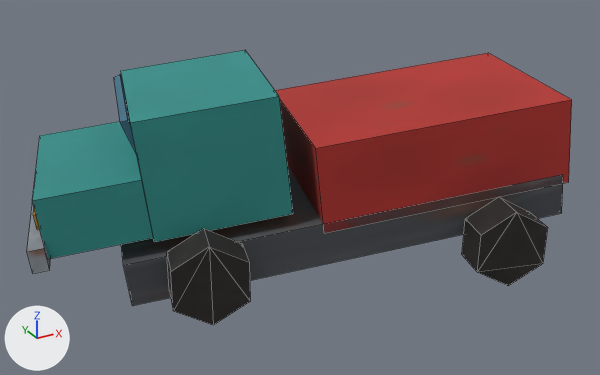
Two versions of the FBX model Export/LOD/SW_POI/SM_POI_BrokenVehicle_LOD1.fbx, one commit apart.
The view is the same before and after, from a 50 mm camera at (-11.39, -20.9, 11.44) aimed at (-1.15, -2.29, 2.14). The axes (+X, +Y, +Z) are drawn at lower left. The lights are the same throughout. The first picture is the older version. Mesh edges are drawn as thin lines.

Objects in the first picture: 'SM_POI_BrokenVehicle_LOD1'.
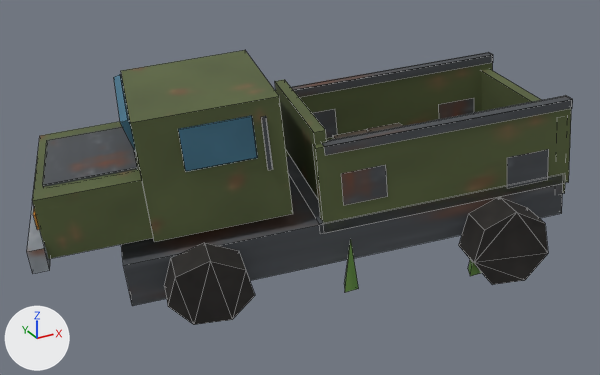
Where the change shows, as pixel boxes (x1, y1, x2, y2) in the pictures (600 x 375 px):
'SM_POI_BrokenVehicle_LOD1', reshaped
    before: (27, 50, 572, 325)
    after: (27, 50, 573, 325)
part 1 of me_sm_poi_brokenvehicle_lod1, added
    after: (275, 80, 327, 198)
part 2 of me_sm_poi_brokenvehicle_lod1, rebuilt (10% wider, 14% shorter)
    before: (167, 229, 250, 325)
    after: (164, 243, 255, 325)
part 3 of me_sm_poi_brokenvehicle_lod1, reshaped
    before: (462, 197, 548, 286)
    after: (43, 52, 573, 292)
part 4 of me_sm_poi_brokenvehicle_lod1, surface changed
    both: (32, 50, 571, 259)

The change, as a list of edits to the scene's bpy script:
```text
Change me_sm_poi_brokenvehicle_lod1:
    used by ob_sm_poi_brokenvehicle_lod1; location = (0.0, 0.0, 0.0)
    remove me_sm_poi_brokenvehicle_lod1.from_pydata(...)  # 112 vertices, 104 faces; spans x -8.6..6.5, y -6.8..2.6, z 0.0..5.4
    add me_sm_poi_brokenvehicle_lod1.from_pydata(...)  # 432 vertices, 386 faces; spans x -8.6..6.5, y -6.8..2.6, z 0.0..5.4
    me_sm_poi_brokenvehicle_lod1 part 1: the loose piece of 8 vertices spanning x -6.1..-4.3, y -2.6..1.4, z 3.4..5.0 is copied, and the copy is multiplied about its middle by the matrix ((1.123, 0.01, 0.29), (0.01, 1.157, -0.078), (-0.29, 0.078, 1.12)), then moved by (4.4, -1.2, -0.8); it spans x -1.7..0.0, y -4.1..0.5, z 2.4..4.4
    me_sm_poi_brokenvehicle_lod1 part 2: the loose piece of 12 vertices spanning x -5.7..-3.6, y -4.7..-3.2, z 0.0..2.2 is rebuilt with 14 vertices and now spans x -5.8..-3.5, y -4.7..-3.2, z 0.1..1.8
    me_sm_poi_brokenvehicle_lod1 part 3: 30 vertices removed from x -4.4..5.5, y -6.8..1.8, z 0.0..1.7; 280 vertices added at x -7.9..6.5, y -6.8..1.8, z 0.0..5.3
    me_sm_poi_brokenvehicle_lod1 part 4: 14 kept faces spanning x -8.3..6.5, y -6.0..2.3, z 1.6..5.4 get new texture (UV) coordinates
    other edits to the shape of me_sm_poi_brokenvehicle_lod1 do not show in these pictures
```
